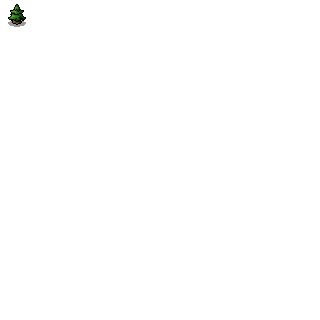
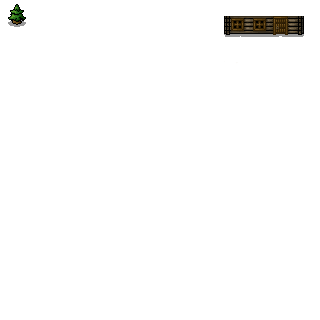
Layered file, before and after one edit (320 x 320). Changes by layer:
painted on "Paint Layer 1" over [224, 16, 304, 63]
added layer "Paint Layer 2" above "Background" over [224, 16, 304, 63]